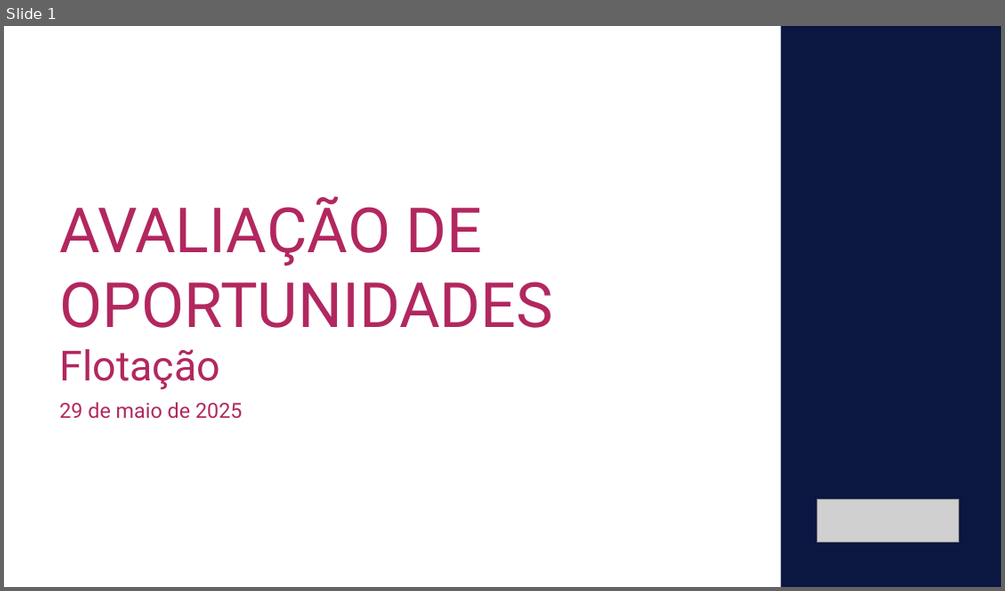
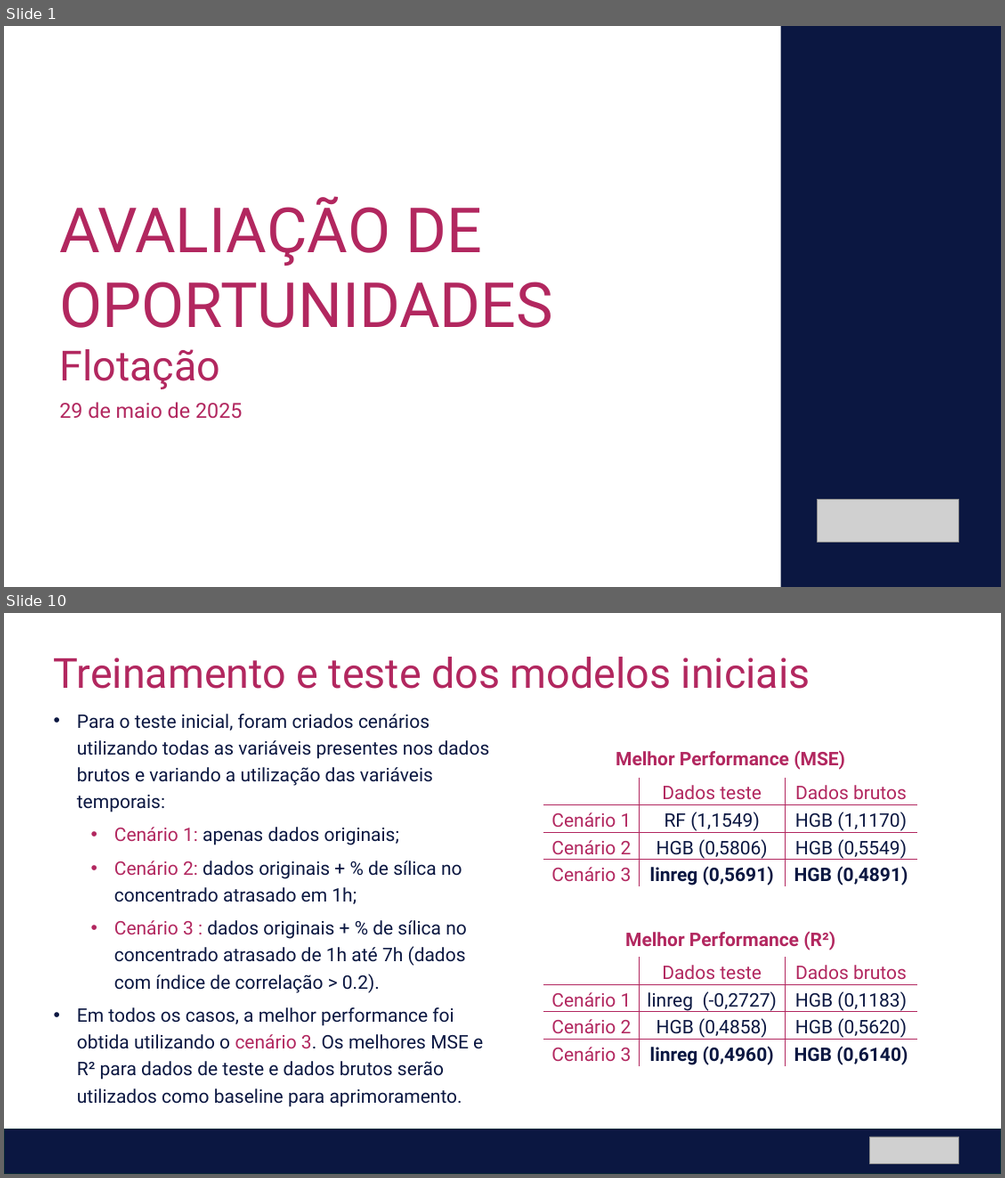
Before and after one commit to matleobor/case-ihm, a slide deck: IHM Stefanini - Análise de Oportunidade - Flotação.pptx. Shown one above the other, each under a label of ours: slide 1 before the commit, slides 1 and 10 after it; the slides between them are not shown. The pictures are 1005x591 and 1005x1178 pixels, drawn with LibreOffice and Linux fonts; fonts in the diff are those of the drawing; grey boxes stand for pictures. Boxes give left, top, right and bottom in pixels: in the first picture for what was removed or moved away, otherwise in the second. Text is boxed around its words. In the diff, an @@ line names an element or a change of style, - is before the commit and + after.

```diff
--- a/IHM Stefanini - Análise de Oportunidade - Flotação.pptx
+++ b/IHM Stefanini - Análise de Oportunidade - Flotação.pptx
@@ slide 10 added at <box>4,613,1001,1174</box>, background #FFFFFF @@
@@ text added at <box>54,657,810,689</box>, 40 pt, text #B2275F @@
+Treinamento e teste dos modelos iniciais
@@ text added at <box>77,714,490,1107</box>, 18 pt, text #0B1741 @@
+• Para o teste inicial, foram criados cenários utilizando todas as variáveis presentes nos dados brutos e variando a utilização das variáveis temporais:
+  • Cenário 1: apenas dados originais;
+  • Cenário 2: dados originais + % de sílica no concentrado atrasado em 1h;
+  • Cenário 3 : dados originais + % de sílica no concentrado atrasado de 1h até 7h (dados com índice de correlação > 0.2).
+• Em todos os casos, a melhor performance foi obtida utilizando o cenário 3. Os melhores MSE e R² para dados de teste e dados brutos serão utilizados como baseline para aprimoramento.
@@ text added at <box>615,750,845,770</box>, 18 pt, text #B2275F, bold @@
+Melhor Performance (MSE)
@@ table added at <box>544,778,918,889</box>, 4 rows, 3 columns @@
+ | Dados teste | Dados brutos
+Cenário 1 | RF (1,1549) | HGB (1,1170)
+Cenário 2 | HGB (0,5806) | HGB (0,5549)
+Cenário 3 | linreg (0,5691) | HGB (0,4891)
@@ text added at <box>625,931,835,950</box>, 18 pt, text #B2275F, bold @@
+Melhor Performance (R²)
@@ table added at <box>544,957,918,1069</box>, 4 rows, 3 columns @@
+ | Dados teste | Dados brutos
+Cenário 1 | linreg (-0,2727) | HGB (0,1183)
+Cenário 2 | HGB (0,4858) | HGB (0,5620)
+Cenário 3 | linreg (0,4960) | HGB (0,6140)
@@ rectangle added at <box>4,1129,1001,1174</box>, fill #0B1741, outline #092A39 1.5 pt @@
@@ picture added at <box>870,1136,959,1163</box> @@
```
Also in this commit, not shown: 1 slide changed, 12 other slides added, 1 other file.
